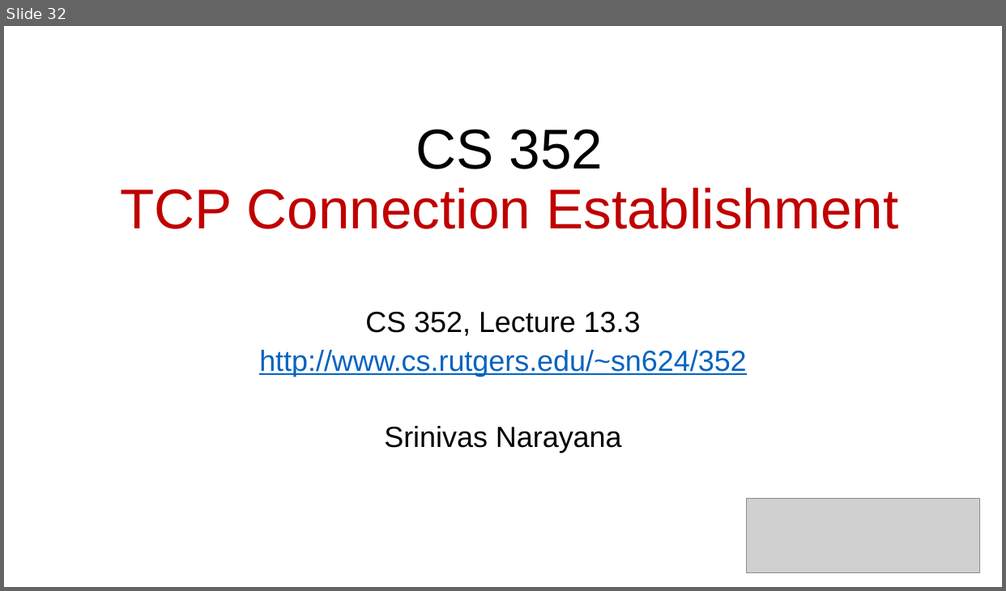
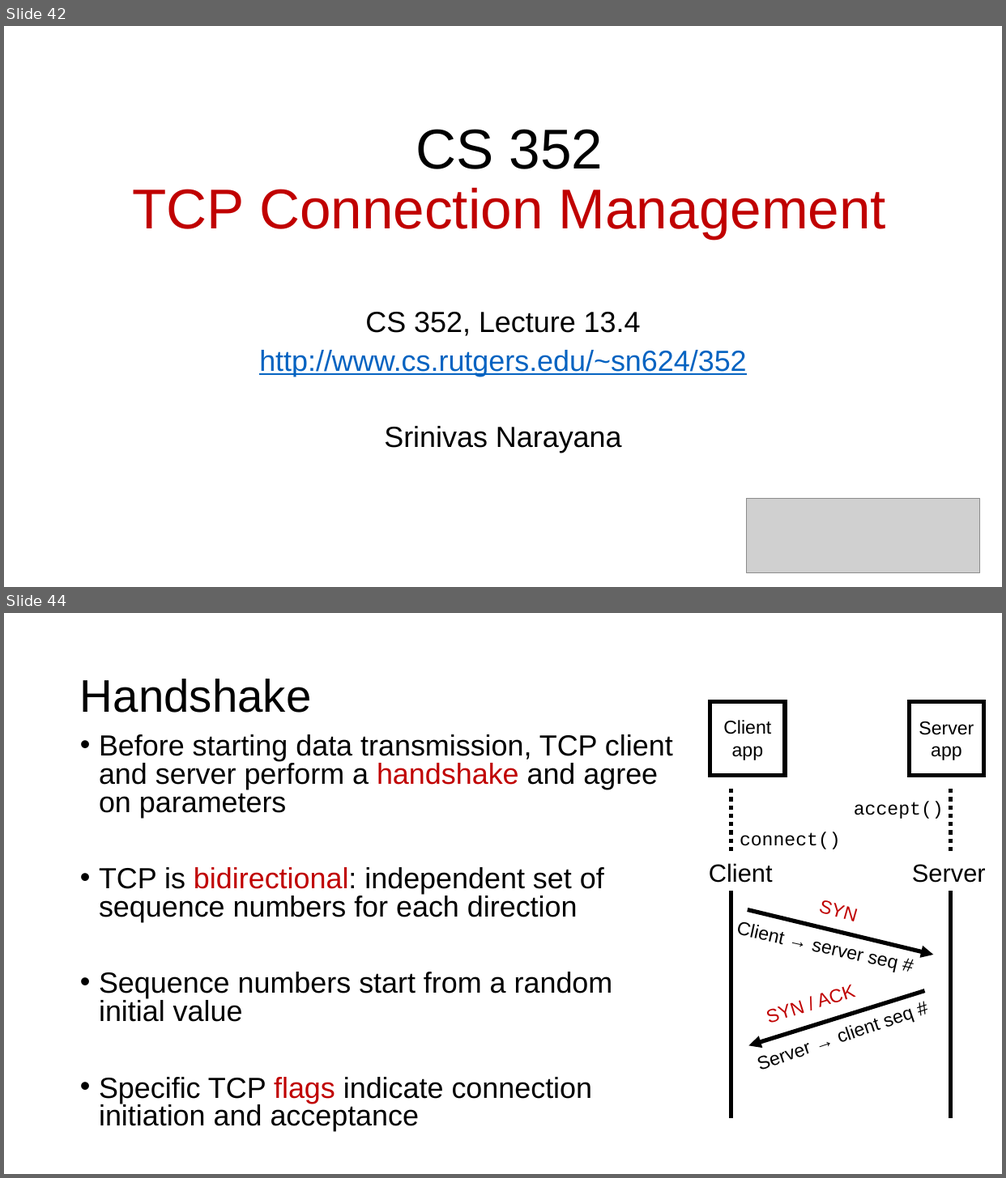
Before and after one commit to ngsrinivas/coursegen, a slide deck: ex/352-S21/staging/352-S21/lectures/transport-tcp-congestion-control-2.pptx. Shown one above the other, each under a label of ours: slide 32 before the commit, slides 42 and 44 after it; the slides between them are not shown. The pictures are 1006x591 and 1006x1178 pixels, drawn with LibreOffice and Linux fonts; fonts in the diff are those of the drawing; grey boxes stand for pictures. Boxes give left, top, right and bottom in pixels: in the first picture for what was removed or moved away, otherwise in the second. Text is boxed around its words. In the diff, an @@ line names an element or a change of style, - is before the commit and + after.

```diff
--- a/ex/352-S21/staging/352-S21/lectures/transport-tcp-congestion-control-2.pptx
+++ b/ex/352-S21/staging/352-S21/lectures/transport-tcp-congestion-control-2.pptx
@@ slide 44 added at box(4, 613, 1002, 1174), background #FFFFFF @@
@@ title added at box(80, 679, 312, 713), 44 pt, text #000000 @@
+Handshake
@@ rectangle added at box(710, 701, 785, 775), outline #000000 4 pt @@
@@ rectangle added at box(909, 702, 984, 776), outline #000000 4 pt @@
@@ text added at box(723, 720, 771, 760), 18 pt, text #000000 @@
+Client app
@@ text added at box(918, 722, 974, 760), 18 pt, text #000000 @@
+Server app
@@ text added at box(99, 735, 673, 1131), 28 pt, text #000000 @@
+• Before starting data transmission, TCP client and server perform a handshake and agree on parameters
+• TCP is bidirectional: independent set of sequence numbers for each direction
+• Sequence numbers start from a random initial value
+• Specific TCP flags indicate connection initiation and acceptance
@@ line added from (731, 789) to (731, 854), #000000 4 pt dashed @@
@@ text added at box(854, 801, 944, 819), 18 pt, text #000000 @@
+accept()
@@ line added from (951, 789) to (951, 854), #000000 4 pt dashed @@
@@ text added at box(739, 832, 841, 850), 18 pt, text #000000 @@
+connect()
@@ text added at box(709, 863, 773, 883), 24 pt, text #000000 @@
+Client
@@ text added at box(912, 864, 986, 883), 24 pt, text #000000 @@
+Server
@@ line added from (731, 892) to (731, 1118), #000000 4 pt @@
@@ text added at box(818, 901, 855, 922), 18 pt, text #C00000 @@
+SYN
@@ line added from (951, 892) to (951, 1118), #000000 4 pt @@
@@ text added at box(736, 920, 896, 970), 18 pt, text #000000 @@
+Client → server seq #
@@ arrow added from (748, 910) to (934, 955), #000000 4 pt @@
@@ text added at box(756, 966, 888, 1033), 18 pt, text #C00000 @@
+SYN / ACK
@@ text added at box(745, 989, 941, 1080), 18 pt, text #000000 @@
+Server → client seq #
@@ arrow added from (925, 991) to (749, 1046), #000000 4 pt @@
@@ what was slide 32 is now slide 42 @@
@@ slide 42 changed as well @@
@@ title at box(133, 129, 886, 239): text changed @@
-CS 352
-TCP Connection Establishment
+CS 352
+TCP Connection Management
@@ subtitle at box(365, 312, 641, 336): text changed @@
-CS 352, Lecture 13.3
+CS 352, Lecture 13.4
```
Also in this commit, not shown: 9 other slides changed, 19 other slides added, 8 slides removed, 2 other files.
